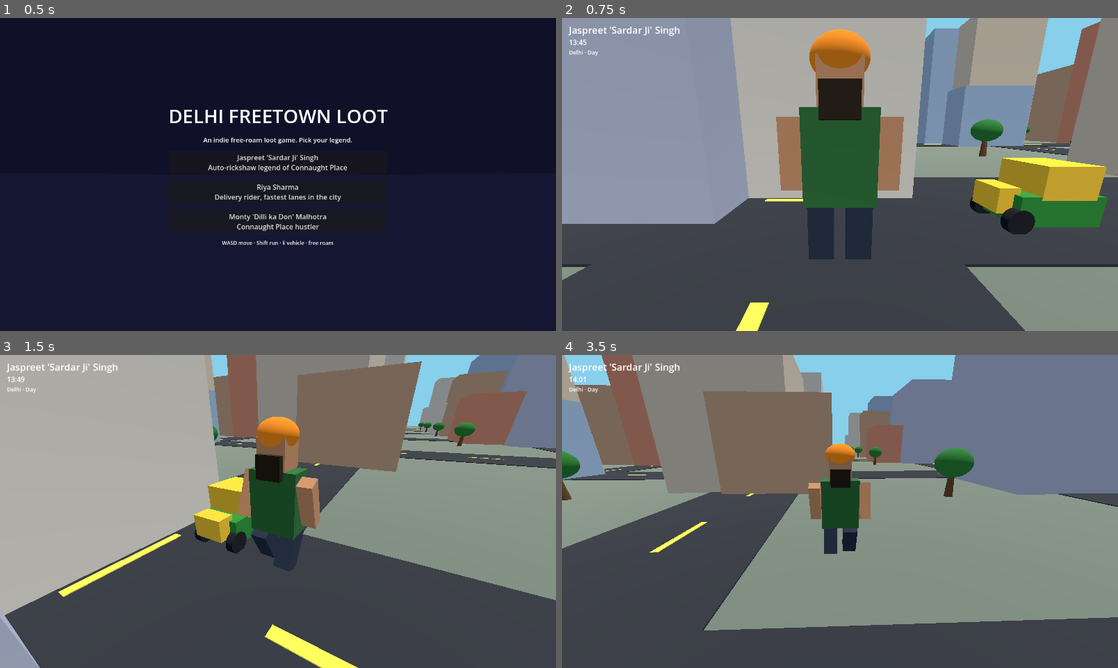
Above: before the commit, frames 1-4 (two rows, left to right).
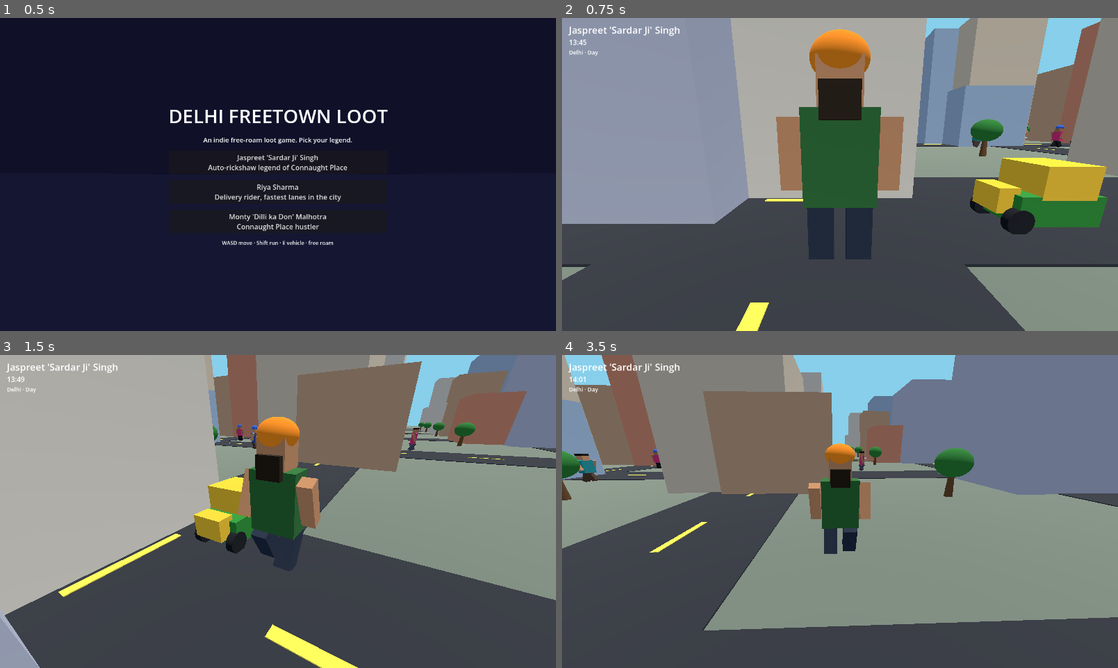
Above: after the commit, the same moments.

Repository: Ayushsahnios/delhi-freetown-loot
Game: Godot game, scene res://scenes/main.tscn
Two runs of this game, one before a commit and one after it. Both use one fixed random seed, a clock stepped at 60 frames per second and the inputs below.
Inputs:
- Up to frame 1 (0.5 s): no input
- Up to frame 2 (0.75 s): click "Jaspreet 'Sardar Ji' Singh Au…" at 0.5 s
- Up to frame 3 (1.5 s): hold D (move_right) from 1.28 s (still down); tap H (horn) at 1.35 s
- Up to frame 4 (3.5 s): release D (move_right) at 2.03 s; hold S (move_back) 2.03-2.78 s; tap H (horn) at 2.1, 3.05 s; hold D (move_right) from 2.78 s (still down); tap E (interact) at 2.85 s

Frame 1 is identical in both runs. In frame 2, 0.1% of the frame differs, in the area x 73-91%, y 34-42%; in frame 3, 0.2%; in frame 4, 0.3%, in the area x 2-55%, y 30-41%.

Commit message:
Pedestrians: 26 sidewalk NPCs walk the grid, turn at corners, scatter on horn
- PedestrianManager (kinematic Node3D pool, same approach as traffic):
  NPCs walk sidewalk lines at road edges, turn onto crossing sidewalks at
  intersections, and are recycled around the player so streets stay busy.
- Horn (H) now does something: NPCs within earshot panic-run away from the
  sound, then find their way back to the nearest sidewalk line.
- Procedural low-poly peds with varied skin/shirt/pants palettes plus
  turban and dupatta variants; walk-cycle leg/arm animation.
- Drive-by fix surfaced by a scripted game-start smoke: parked autos were
  written via global_position before entering the tree (5 ERROR lines at
  game start); now uses local position.

Closes #3

Diff:
--- a/scripts/auto.gd
+++ b/scripts/auto.gd
@@ -12,7 +12,8 @@
 
 
 func setup(pos: Vector3, heading: float) -> void:
-	global_position = pos
+	# Local transform: this node may not be in the tree yet when spawned.
+	position = pos
 	rotation.y = heading
 
 	var chassis := _box(Vector3(2.4, 1.3, 3.4), Color(0.18, 0.55, 0.20))
--- a/scripts/main.gd
+++ b/scripts/main.gd
@@ -11,6 +11,7 @@
 const PlayerScript := preload("res://scripts/player.gd")
 const AutoScript := preload("res://scripts/auto.gd")
 const TrafficScript := preload("res://scripts/traffic.gd")
+const PedestrianScript := preload("res://scripts/pedestrians.gd")
 
 const SKY_DAY := Color(0.53, 0.81, 0.92)
 const SKY_DUSK := Color(0.88, 0.48, 0.22)
@@ -31,6 +32,7 @@
 var _rng := RandomNumberGenerator.new()
 var _playing := false
 var _traffic: Node
+var _peds: Node
 var _hud_name: Label
 var _hud_clock: Label
 var _hud_day: Label
@@ -45,6 +47,9 @@
 	_traffic = TrafficScript.new()
 	add_child(_traffic)
 	_traffic.setup(WORLD, PITCH, ROAD, GRID + 1)
+	_peds = PedestrianScript.new()
+	add_child(_peds)
+	_peds.setup(WORLD, PITCH, ROAD, GRID + 1)
 	camera = Camera3D.new()
 	add_child(camera)
 	_build_hud()
@@ -335,6 +340,7 @@
 	player.position = Vector3(ROAD / 2.0 + 2.0, 1.0, 2.0 * PITCH - BLOCK)
 	add_child(player)
 	_traffic.register_player(player)
+	_peds.register_player(player)
 	_cam_anchor = player.position
 
 	var spots := [
--- /dev/null
+++ b/scripts/pedestrians.gd
@@ -0,0 +1,314 @@
+extends Node
+## Pedestrians: sidewalk NPCs walking the road grid. They turn at corners,
+## scatter when the player sounds the horn nearby, then find their way back
+## to the nearest sidewalk line. Purely kinematic Node3D movers (same
+## approach as the traffic manager) recycled around the player, so there is
+## no spawn cost and nothing can fall through the world.
+
+const COUNT := 26
+const EDGE := 1.4
+const RECYCLE_DIST := 150.0
+const SPAWN_ALONG := 110.0
+const SPAWN_MIN_DIST := 42.0
+const WALK_MIN := 2.2
+const WALK_MAX := 3.6
+const TURN_CHANCE := 0.4
+const TURN_WINDOW := 0.9
+const PANIC_TIME := 2.6
+const PANIC_SPEED := 8.0
+const SCATTER_RADIUS := 18.0
+const REJOIN_SPEED := 5.5
+const REJOIN_LIMIT := 4.0
+
+const SKIN_TONES := [
+	Color(0.79, 0.57, 0.40), Color(0.72, 0.50, 0.33),
+	Color(0.64, 0.44, 0.29), Color(0.55, 0.38, 0.26),
+]
+const SHIRTS := [
+	Color(0.95, 0.55, 0.12), Color(0.12, 0.55, 0.55), Color(0.85, 0.20, 0.45),
+	Color(0.92, 0.90, 0.86), Color(0.16, 0.30, 0.60), Color(0.45, 0.50, 0.25),
+]
+const PANTS := [
+	Color(0.14, 0.18, 0.30), Color(0.30, 0.30, 0.34), Color(0.32, 0.24, 0.18),
+	Color(0.10, 0.10, 0.12), Color(0.62, 0.55, 0.40),
+]
+const TURBANS := [Color(1.0, 0.56, 0.12), Color(0.20, 0.40, 0.85), Color(0.95, 0.95, 0.92)]
+
+var _peds: Array[Dictionary] = []
+var _player: Node3D = null
+var _rng := RandomNumberGenerator.new()
+var _world := 0.0
+var _pitch := 0.0
+var _road_w := 0.0
+var _roads := 0
+var _placed := false
+
+
+func setup(world_size: float, pitch: float, road_width: float, road_count: int) -> void:
+	_world = world_size
+	_pitch = pitch
+	_road_w = road_width
+	_roads = road_count
+	_rng.randomize()
+	for _i in range(COUNT):
+		var node := Node3D.new()
+		var limbs := _build_ped(node)
+		node.visible = false
+		add_child(node)
+		_peds.append({
+			"node": node, "legs": limbs["legs"], "arms": limbs["arms"],
+			"along_z": true, "road": 0.0, "t": 0.0, "dir": 1,
+			"speed": 3.0, "panic": 0.0, "panic_dir": Vector3.ZERO,
+			"rejoin": 0.0, "cd": 0.0, "phase": _rng.randf() * TAU,
+		})
+
+
+func register_player(p: Node3D) -> void:
+	_player = p
+
+
+func _physics_process(delta: float) -> void:
+	if _player == null:
+		return
+	if not _placed:
+		_placed = true
+		for v in _peds:
+			_place(v)
+	if Input.is_action_just_pressed("horn"):
+		_scatter(_player.global_position)
+	for v in _peds:
+		if v.cd > 0.0:
+			v.cd -= delta
+		if v.panic > 0.0 or v.rejoin > 0.0:
+			_flee_tick(v, delta)
+		else:
+			_walk_tick(v, delta)
+			if _flat_dist(v) > RECYCLE_DIST:
+				_place(v)
+		_animate(v)
+
+
+# ---------------------------------------------------------------- walking
+
+func _walk_tick(v: Dictionary, delta: float) -> void:
+	v.t += v.dir * v.speed * delta
+	if absf(v.t) > _world / 2.0 + 20.0:
+		v.dir = -v.dir
+	_maybe_turn(v)
+	_apply(v)
+	var d := Vector3(0.0, 0.0, 1.0) if v.along_z else Vector3(1.0, 0.0, 0.0)
+	_face(v, d * v.dir)
+	v.phase += delta * v.speed * 2.6
+
+
+func _maybe_turn(v: Dictionary) -> void:
+	## At an intersection, the crossing road's sidewalk lines cross ours at
+	## cross +/- offset. Chance to turn onto one of those corners.
+	if v.cd > 0.0:
+		return
+	var cross := _nearest_line(v.t)
+	for side in [1.0, -1.0]:
+		var corner: float = cross + side * _offset()
+		if absf(v.t - corner) < TURN_WINDOW and _rng.randf() < TURN_CHANCE:
+			v.t = v.road
+			v.road = corner
+			v.along_z = not v.along_z
+			v.dir = 1 if _rng.randf() < 0.5 else -1
+			v.cd = 2.0
+			return
+
+
+func _apply(v: Dictionary) -> void:
+	if v.along_z:
+		v.node.position = Vector3(v.road, 0.0, v.t)
+	else:
+		v.node.position = Vector3(v.t, 0.0, v.road)
+
+
+# ---------------------------------------------------------------- panic
+
+func _scatter(origin: Vector3) -> void:
+	## Horn blast: NPCs within SCATTER_RADIUS bolt away from the sound.
+	for v in _peds:
+		var p: Vector3 = v.node.position
+		var away := Vector3(p.x - origin.x, 0.0, p.z - origin.z)
+		if away.length() > SCATTER_RADIUS:
+			continue
+		if away.length() < 0.05:
+			away = Vector3(_rng.randf_range(-1.0, 1.0), 0.0, _rng.randf_range(-1.0, 1.0))
+		v.panic = PANIC_TIME
+		v.rejoin = 0.0
+		v.cd = 1.0
+		v.panic_dir = away.normalized().rotated(Vector3.UP, _rng.randf_range(-0.6, 0.6))
+
+
+func _flee_tick(v: Dictionary, delta: float) -> void:
+	if v.rejoin > 0.0:
+		v.rejoin += delta
+		var mv: Vector3 = v.panic_dir * REJOIN_SPEED
+		v.node.position += mv * delta
+		v.phase += delta * REJOIN_SPEED * 2.6
+		_face(v, mv)
+		var near := _nearest_sidewalk(v.node.position)
+		if near["dist"] < 1.6 or v.rejoin > REJOIN_LIMIT:
+			_snap_to_sidewalk(v)
+		return
+	v.panic -= delta
+	var falloff: float = 0.35 + 0.65 * v.panic / PANIC_TIME
+	var mv2: Vector3 = v.panic_dir * PANIC_SPEED * falloff
+	v.node.position += mv2 * delta
+	v.phase += delta * 12.0
+	_face(v, mv2)
+	if v.panic <= 0.0:
+		v.rejoin = 0.0001
+
+
+func _snap_to_sidewalk(v: Dictionary) -> void:
+	var near := _nearest_sidewalk(v.node.position)
+	var pos: Vector3 = v.node.position
+	v.along_z = near["along_z"]
+	v.road = near["line"]
+	v.t = pos.z if v.along_z else pos.x
+	v.dir = 1 if _rng.randf() < 0.5 else -1
+	v.speed = _rng.randf_range(WALK_MIN, WALK_MAX)
+	v.panic = 0.0
+	v.rejoin = 0.0
+	v.cd = 1.0
+	_apply(v)
+
+
+# ---------------------------------------------------------------- helpers
+
+func _place(v: Dictionary) -> void:
+	## (Re)spawn on a random sidewalk line, biased around the player but far
+	## enough away that nothing pops into view.
+	v.along_z = _rng.randf() < 0.5
+	var i := _rng.randi_range(0, _roads - 1)
+	v.road = _line_at(i) + (1.0 if _rng.randf() < 0.5 else -1.0) * _offset()
+	v.dir = 1 if _rng.randf() < 0.5 else -1
+	v.speed = _rng.randf_range(WALK_MIN, WALK_MAX)
+	v.panic = 0.0
+	v.rejoin = 0.0
+	v.cd = _rng.randf_range(0.5, 2.5)
+	var p: Vector3 = _player.global_position
+	var base: float = p.z if v.along_z else p.x
+	for _attempt in range(6):
+		v.t = base + _rng.randf_range(-1.0, 1.0) * SPAWN_ALONG
+		_apply(v)
+		if _flat_dist(v) >= SPAWN_MIN_DIST:
+			break
+	v.node.visible = true
+
+
+func _nearest_sidewalk(pos: Vector3) -> Dictionary:
+	## Closest sidewalk line of either axis: {"line", "along_z", "dist"}.
+	var best := {"line": 0.0, "along_z": true, "dist": INF}
+	for axis in [true, false]:
+		var fixed: float = pos.x if axis else pos.z
+		var base_line := _nearest_line(fixed)
+		for side in [1.0, -1.0]:
+			var cand: float = base_line + side * _offset()
+			var d := absf(fixed - cand)
+			if d < best["dist"]:
+				best = {"line": cand, "along_z": axis, "dist": d}
+	return best
+
+
+func _offset() -> float:
+	return _road_w / 2.0 + EDGE
+
+
+func _line_at(i: int) -> float:
+	return -_world / 2.0 + i * _pitch - (_pitch - _road_w) / 2.0
+
+
+func _nearest_line(coord: float) -> float:
+	var i := clampi(roundi((coord + _world / 2.0 + (_pitch - _road_w) / 2.0) / _pitch), 0, _roads - 1)
+	return _line_at(i)
+
+
+func _flat_dist(v: Dictionary) -> float:
+	var p: Vector3 = _player.global_position
+	var np: Vector3 = v.node.position
+	return Vector2(np.x - p.x, np.z - p.z).length()
+
+
+func _face(v: Dictionary, dir: Vector3) -> void:
+	if dir.length_squared() > 0.001:
+		v.node.rotation.y = atan2(-dir.x, -dir.z)
+
+
+func _animate(v: Dictionary) -> void:
+	var amp := 0.5
+	if v.panic > 0.0 or v.rejoin > 0.0:
+		amp = 0.85
+	var s := sin(v.phase) * amp
+	if v.legs.size() == 2:
+		v.legs[0].rotation.x = s
+		v.legs[1].rotation.x = -s
+	if v.arms.size() == 2:
+		v.arms[0].rotation.x = -s * 0.8
+		v.arms[1].rotation.x = s * 0.8
+
+
+# ---------------------------------------------------------------- visuals
+
+func _build_ped(parent: Node3D) -> Dictionary:
+	var skin: Color = SKIN_TONES[_rng.randi_range(0, SKIN_TONES.size() - 1)]
+	var shirt: Color = SHIRTS[_rng.randi_range(0, SHIRTS.size() - 1)]
+	var pants: Color = PANTS[_rng.randi_range(0, PANTS.size() - 1)]
+
+	var legs: Array = []
+	for side in [-0.42, 0.42]:
+		var leg := _box(Vector3(0.62, 1.7, 0.68), pants)
+		leg.position = Vector3(side, 0.85, 0)
+		parent.add_child(leg)
+		legs.append(leg)
+
+	var body := _box(Vector3(1.8, 2.2, 1.0), shirt)
+	body.position.y = 2.6
+	parent.add_child(body)
+
+	var arms: Array = []
+	for side in [-1.15, 1.15]:
+		var arm := _box(Vector3(0.5, 1.7, 0.5), skin)
+		arm.position = Vector3(side, 2.8, 0)
+		parent.add_child(arm)
+		arms.append(arm)
+
+	var head := _box(Vector3(1.05, 1.05, 1.05), skin)
+	head.position.y = 4.15
+	parent.add_child(head)
+
+	var roll := _rng.randf()
+	if roll < 0.14:
+		var turban := MeshInstance3D.new()
+		var tm := SphereMesh.new()
+		tm.radius = 0.7
+		tm.height = 1.05
+		var tmat := StandardMaterial3D.new()
+		tmat.albedo_color = TURBANS[_rng.randi_range(0, TURBANS.size() - 1)]
+		tm.material = tmat
+		turban.mesh = tm
+		turban.position.y = 4.7
+		parent.add_child(turban)
+	elif roll < 0.34:
+		var scarf := _box(Vector3(2.0, 0.5, 1.2), SHIRTS[_rng.randi_range(0, SHIRTS.size() - 1)])
+		scarf.position.y = 3.55
+		parent.add_child(scarf)
+	else:
+		var hair := _box(Vector3(1.1, 0.35, 1.1), Color(0.12, 0.09, 0.06))
+		hair.position.y = 4.6
+		parent.add_child(hair)
+	return {"legs": legs, "arms": arms}
+
+
+func _box(size: Vector3, color: Color) -> MeshInstance3D:
+	var m := MeshInstance3D.new()
+	var bm := BoxMesh.new()
+	bm.size = size
+	var mat := StandardMaterial3D.new()
+	mat.albedo_color = color
+	bm.material = mat
+	m.mesh = bm
+	return m
Not shown, added: scripts/pedestrians.gd.uid
